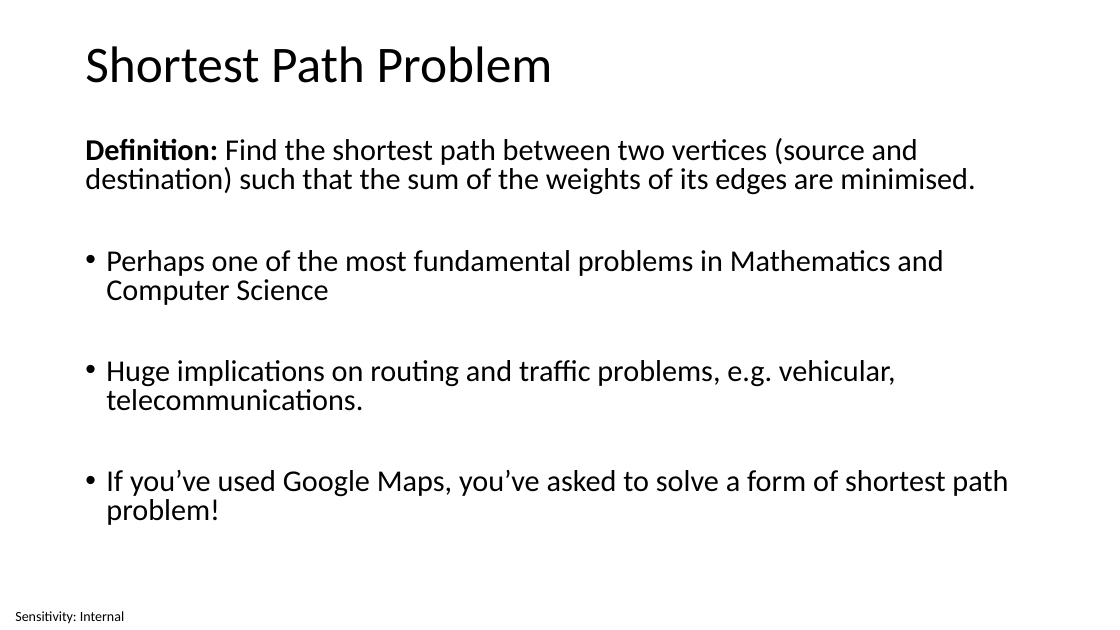
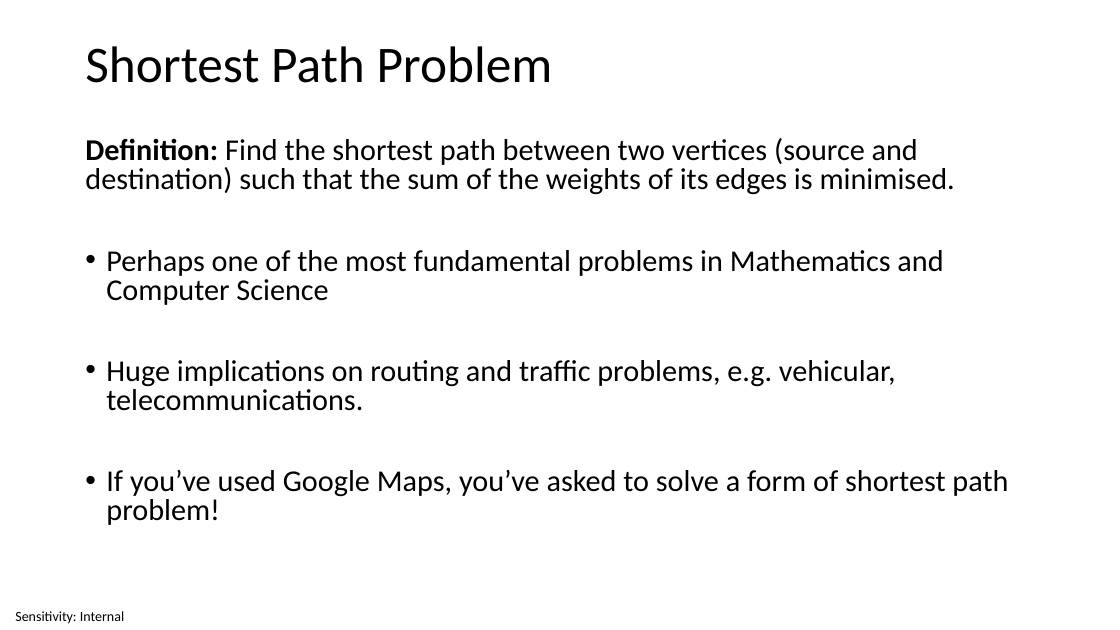
Before and after one commit to invariantum/operational_research, a slide deck: slide 5 of content/Lectures/Semester 1/Week 08 - Networks - Shortest Paths and MST/5 Source Files/Week 8 - Networks - Shortest Paths and MST.pptx. Drawn at 1120x630 pixels with LibreOffice and Linux fonts; fonts in the diff are those of the drawing. Boxes give left, top, right and bottom in pixels: in the first picture for what was removed or moved away, otherwise in the second. Text is boxed around its words. In the diff, an @@ line names an element or a change of style, - is before the commit and + after.

```diff
--- a/content/Lectures/Semester 1/Week 08 - Networks - Shortest Paths and MST/5 Source Files/Week 8 - Networks - Shortest Paths and MST.pptx
+++ b/content/Lectures/Semester 1/Week 08 - Networks - Shortest Paths and MST/5 Source Files/Week 8 - Networks - Shortest Paths and MST.pptx
@@ text at [85, 138, 955, 195]: text changed @@
-Definition: Find the shortest path between two vertices (source and destination) such that the sum of the weights of its edges are minimised.
+Definition: Find the shortest path between two vertices (source and destination) such that the sum of the weights of its edges is minimised.
```
Also in this commit, not shown: 23 other slides changed, 9 other files.
